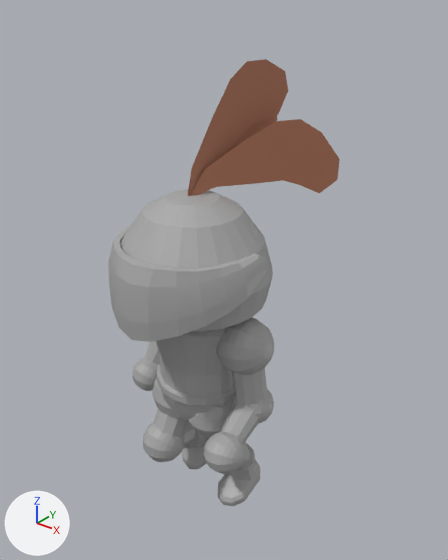
Before and after pictures for a commit that changed the FBX model models/Player_Anim.fbx.
Both versions are drawn from a 50 mm camera at (0.505, -0.566, 0.761) aimed at (-0.001, 0.066, 0.369). Every picture has the same lights, and +X, +Y and +Z are marked at lower left. Both versions are drawn at frame 2 of the action 'Take 001'; the numbers are the values there.

Before the edit, the objects in view are built like this:
```python
ob_knight_elbowl = bpy.data.objects.new('Knight_ElbowL', me_mesh_008)
ob_knight_elbowl.parent = ob_knight_arml
ob_knight_elbowl.location = (4.164, -0.0763, -0.304)
ob_knight_elbowl.rotation_euler = (0.0, -1.088, 0.0)  # degrees (0, -62, 0)
ob_knight_elbowr = bpy.data.objects.new('Knight_ElbowR', me_mesh_013)
ob_knight_elbowr.parent = ob_knight_armr
ob_knight_elbowr.location = (-4.164, 0.0763, -0.304)
ob_knight_elbowr.rotation_euler = (0.0, 1.243, 0.0)  # degrees (0, 71, 0)
ob_knight_feather = bpy.data.objects.new('Knight_Feather', me_mesh_004)
ob_knight_feather.parent = ob_knight_head
ob_knight_feather.location = (-0.265, 13.36, -0.0126)
ob_knight_feather.rotation_euler = (-0.349, 0.0, 0.0)  # degrees (-20, 0, 0)
ob_knight_feather1 = bpy.data.objects.new('Knight_Feather1', me_mesh_003)
ob_knight_feather1.parent = ob_knight_head
ob_knight_feather1.location = (0.0, 13.46, 0.0)
ob_knight_feather1.rotation_euler = (-0.349, 0.0, 0.0)  # degrees (-20, 0, 0)
ob_knight_footl = bpy.data.objects.new('Knight_FootL', me_mesh_020)
ob_knight_footl.parent = ob_knight_lowlegl
ob_knight_footl.location = (0.0329, -2.612, -0.0729)
ob_knight_footl.rotation_euler = (-0.312, 0.0, 0.0)  # degrees (-18, 0, 0)
ob_knight_handr = bpy.data.objects.new('Knight_HandR', me_mesh_015)
ob_knight_handr.parent = ob_knight_wristr
ob_knight_handr.location = (-5.664, -0.176, 0.0785)
ob_knight_kneel = bpy.data.objects.new('Knight_KneeL', me_mesh_018)
ob_knight_kneel.parent = ob_knight_uplegl
ob_knight_kneel.location = (0.228, -2.575, 0.00536)
ob_knight_kneel.rotation_euler = (0.473, 0.0, 0.0)  # degrees (27, 0, 0)
ob_knight_kneer = bpy.data.objects.new('Knight_KneeR', me_mesh_023)
ob_knight_kneer.parent = ob_knight_uplegr
ob_knight_kneer.location = (-0.228, -2.575, 0.00536)
ob_knight_kneer.rotation_euler = (1.804, 0.0, 0.0)  # degrees (103, 0, 0)
ob_knight_legl = bpy.data.objects.new('Knight_LegL', me_mesh_016)
ob_knight_legl.parent = ob_locator1
ob_knight_legl.location = (3.54, -3.228, -0.289)
ob_knight_legl.rotation_euler = (0.208, 0.0, 0.0)  # degrees (12, 0, 0)
# also in view: 'Knight_FootR' at (-0.037, 0.038, 0.076); 'Knight_Visor' at (0.001, -0.051, 0.406); 'Knight_Head' at (0.001, 0.0, 0.428); 'Knight_WristL' at (0.099, -0.023, 0.222); 'Knight_UpLegR' at (-0.035, -0.024, 0.146)
```
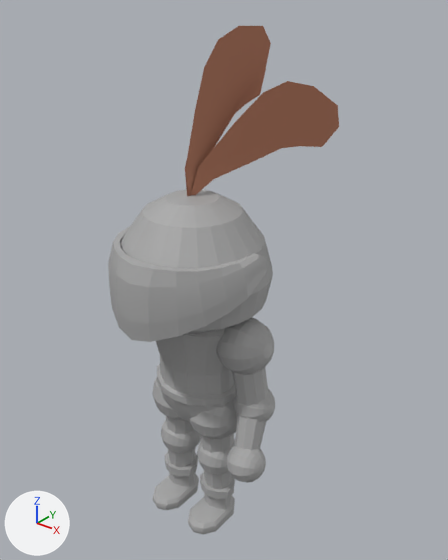
Pixel boxes [x1, y1, x2, y2] of what changed, in the pictures (448 x 560 px):
'Knight_Feather1', turned
    before: [191, 119, 340, 195]
    after: [191, 81, 339, 195]
'Knight_Feather', turned
    before: [189, 59, 288, 196]
    after: [185, 26, 271, 196]
'Knight_FootL', turned
    before: [218, 443, 260, 506]
    after: [188, 473, 235, 534]
'Knight_ShoulderL', turned
    both: [217, 317, 274, 375]
'Knight_FootR', turned
    before: [182, 431, 207, 469]
    after: [152, 452, 199, 510]
'Knight_HandL', turned
    before: [204, 432, 245, 474]
    after: [227, 445, 266, 483]
'Knight_KneeR', turned
    before: [142, 423, 184, 462]
    after: [161, 420, 200, 453]
'Knight_WristL', turned
    before: [221, 403, 259, 444]
    after: [235, 415, 266, 450]
'Knight_LegL', turned
    before: [189, 400, 233, 438]
    after: [189, 397, 237, 439]
'Knight_ArmL', turned
    before: [232, 368, 267, 405]
    after: [232, 368, 268, 406]
'Knight_ElbowL', turned
    before: [232, 389, 274, 424]
    after: [234, 389, 275, 422]
'Knight_KneeL', turned
    before: [204, 439, 246, 452]
    after: [197, 439, 235, 475]
'Knight_HandR', turned (not visible afterwards)
    before: [132, 358, 158, 391]
'Knight_UpLegR', turned
    before: [153, 409, 188, 460]
    after: [166, 416, 194, 453]
'Knight_LowLegR', turned
    before: [183, 422, 196, 448]
    after: [168, 447, 196, 467]
'Knight_LowLegL', turned
    before: [240, 446, 251, 467]
    after: [203, 469, 232, 489]
'Knight_UpLegL', turned (not visible before)
    after: [200, 434, 234, 453]
'Knight_LegR', turned
    before: [152, 378, 181, 419]
    after: [152, 378, 183, 420]
'Knight_WristR', turned (not visible afterwards)
    before: [144, 341, 160, 365]

The change in detail:
Object 'Knight_ElbowR' (ob_knight_elbowr) turns from (0, 71, 0) to (0, 0, -77) degrees about x, y and z.
Object 'Knight_KneeL' (ob_knight_kneel) turns from (27, 0, 0) to (0, 0, 0) degrees about x, y and z.
Object 'Knight_ShoulderR' (ob_knight_shoulderr) turns from (8.5, -36, 73) to (-73, -8.1, -70) degrees about x, y and z.
Object 'Knight_KneeR' (ob_knight_kneer) turns from (103, 0, 0) to (0, 0, 0) degrees about x, y and z.
Object 'Knight_Feather' (ob_knight_feather) turns from (-20, 0, 0) to (0, 0, 0) degrees about x, y and z.
Object 'Knight_ShoulderL' (ob_knight_shoulderl) turns from (0, 0, -82) to (0, 0, -80) degrees about x, y and z.
Object 'Knight_FootL' (ob_knight_footl) turns from (-18, 0, 0) to (0, 0, 0) degrees about x, y and z.
Object 'Knight_LegR' (ob_knight_legr) turns from (-30, 0, 0) to (0, 0, 0) degrees about x, y and z.
Object 'Knight_FootR' (ob_knight_footr) turns from (-20, 0, 0) to (0, 0, 0) degrees about x, y and z.
Object 'Knight_Feather1' (ob_knight_feather1) turns from (-20, 0, 0) to (0, 0, 0) degrees about x, y and z.
Object 'Knight_LegL' (ob_knight_legl) turns from (12, 0, 0) to (0, 0, 0) degrees about x, y and z.
Object 'Knight_ElbowL' (ob_knight_elbowl) turns from (0, -62, 0) to (0, -25, 0) degrees about x, y and z.
